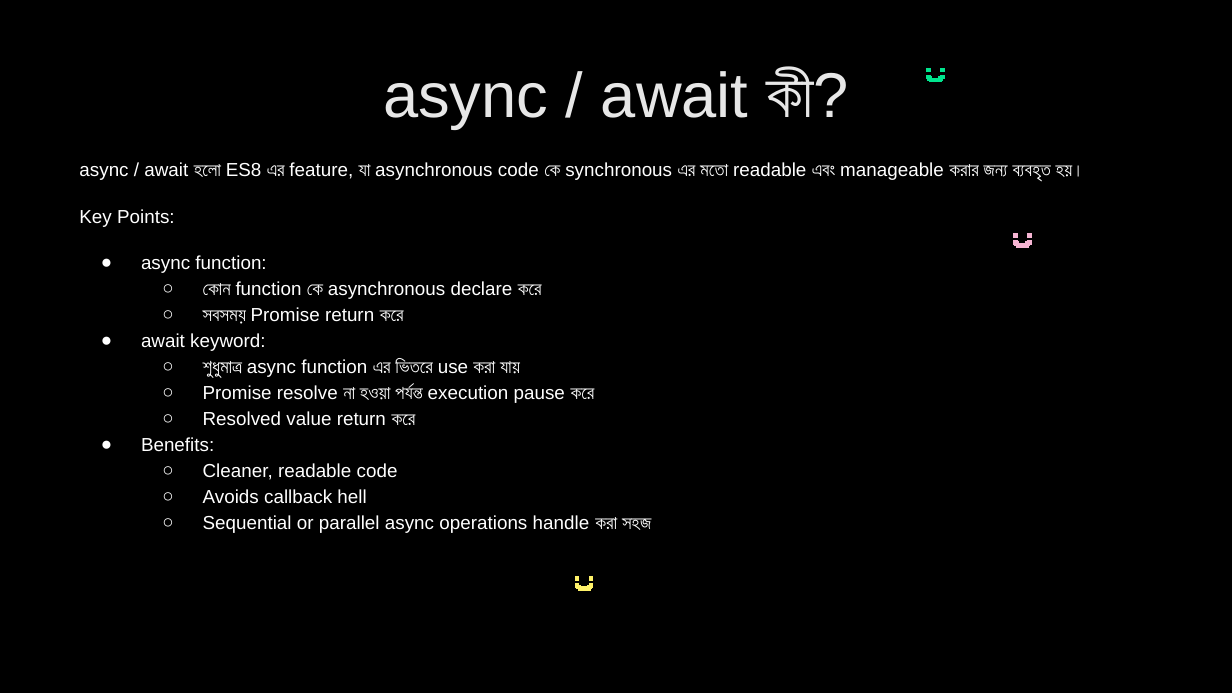
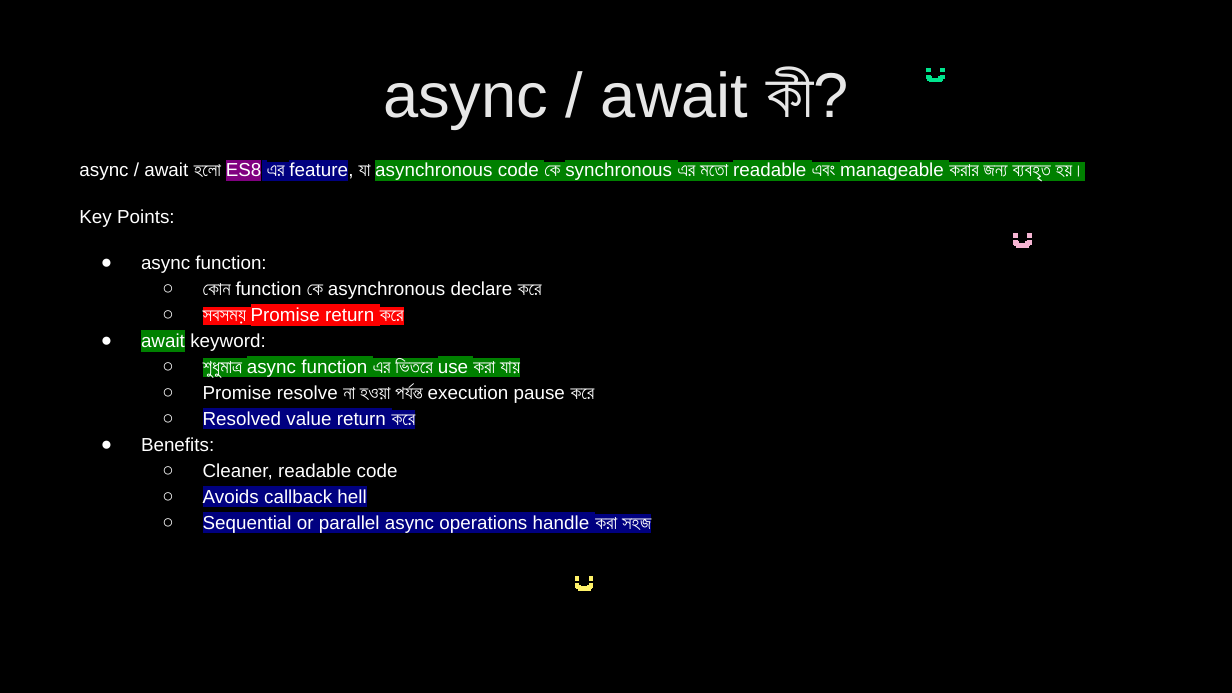
Before and after one commit to nabila-nuzhat/class-js, a slide deck: slide 37 of Interview Question JavaScript_HIGHLIGHTED.pptx. Drawn at 1232x693 pixels with LibreOffice and Linux fonts; fonts in the diff are those of the drawing. Boxes give left, top, right and bottom in pixels: in the first picture for what was removed or moved away, otherwise in the second. Text is boxed around its words. In the diff, an @@ line names an element or a change of style, - is before the commit and + after.

```diff
--- a/Interview Question JavaScript_HIGHLIGHTED.pptx
+++ b/Interview Question JavaScript_HIGHLIGHTED.pptx
@@ text at <box>79,162,1085,535</box>: highlight none to #800080 in "ES8"; highlight none to #000080 in "এর feature,", "Resolved value return করে", "Avoids callback hell", "Sequential or parallel async operations handle করা ..."; highlight none to #008000 in "asynchronous code কে synchronous এর মতো readable ...", "await", "শুধুমাত্র async function এর ভিতরে use করা ..."; highlight none to #FF0000 in "সবসময় Promise return করে" @@
```
Also in this commit, not shown: 2 other slides changed.
